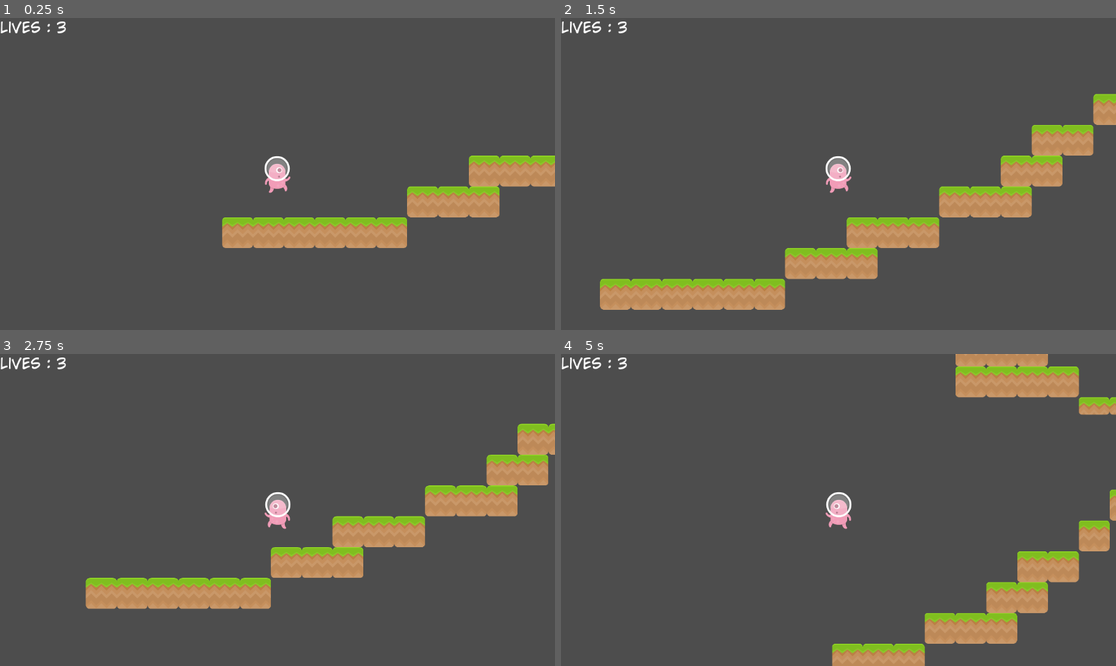
Above: before the commit, frames 1-4 (two rows, left to right).
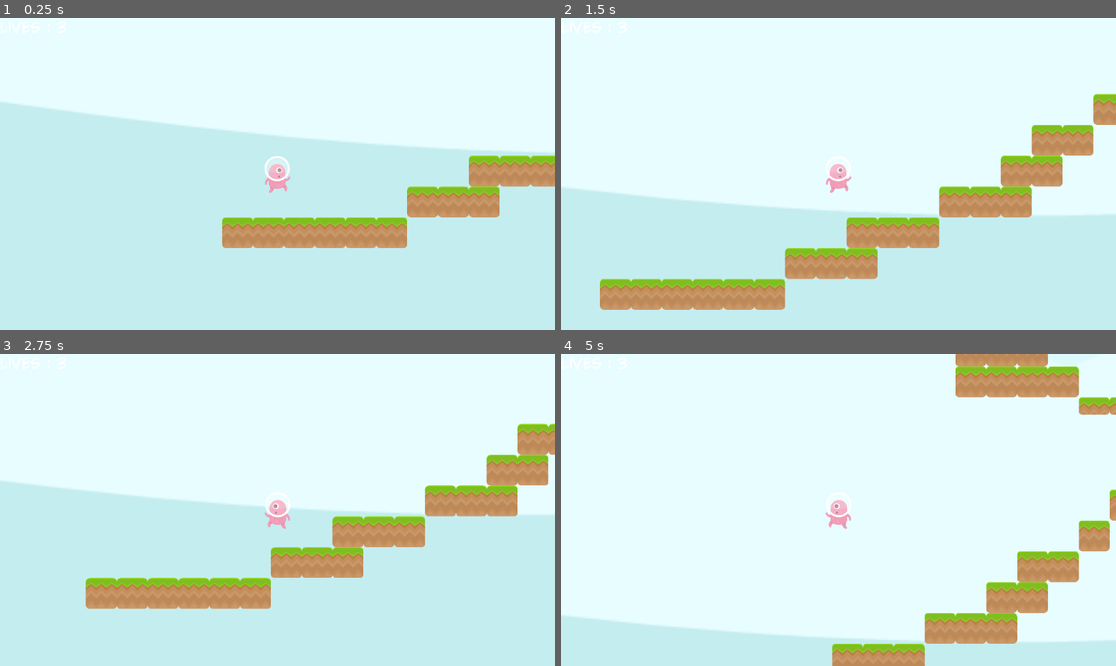
Above: after the commit, the same moments.

Repository: TehGaa/gamedev-tutorial-6
Game: Godot game, scene res://scenes/Level 2.tscn
Two runs of this game, one before a commit and one after it. Both use one fixed random seed, a clock stepped at 60 frames per second and the inputs below. This scene is started directly instead of the project's main scene.
Inputs:
- Up to frame 1 (0.25 s): no input
- Up to frame 2 (1.5 s): hold Right (right) from 0.53 s (still down); tap Space (jump) at 0.77 s
- Up to frame 3 (2.75 s): tap Space (jump) at 1.52 s; release Right (right) at 2.03 s; hold Left (left) from 2.03 s (still down)
- Up to frame 4 (5 s): release Left (left) at 2.78 s; hold Right (right) 2.78-4.28 s; tap Space (jump) at 3.02, 3.77, 4.52 s; tap Enter at 4.25 s; hold Left (left) from 4.28 s (still down)

The runs differ from the first frame. In frame 1, 93% of the frame differs, in the area x 0-100%, y 0-100%; in frame 2, 89%; in frame 3, 90%; in frame 4, 91%.

Commit message:
add readme and backgrounds

Diff:
--- a/scenes/Level 1.tscn
+++ b/scenes/Level 1.tscn
@@ -1,12 +1,17 @@
 [gd_scene load_steps=6 format=4 uid="uid://damkuqx1xbloy"]
 
 [ext_resource type="PackedScene" uid="uid://gx43bs3f4le8" path="res://scenes/Player.tscn" id="1"]
+[ext_resource type="Texture2D" uid="uid://c560nepcrbi5o" path="res://assets/kenney_platformerpack/PNG/Backgrounds/colored_land.png" id="1_2k254"]
 [ext_resource type="PackedScene" uid="uid://bls6pqt8flug3" path="res://scenes/tile_map.tscn" id="2_ixamt"]
 [ext_resource type="Texture2D" uid="uid://tpq0ge2lruix" path="res://assets/Familiar Looking Rocket.png" id="3"]
 [ext_resource type="PackedScene" uid="uid://bul5fybv2rytg" path="res://scenes/Area Trigger.tscn" id="4_enfm1"]
-[ext_resource type="PackedScene" uid="uid://cbnlr8iu88w0n" path="res://scenes/LifeCounter.tscn" id="5_uuhcu"]
 
 [node name="Level 1" type="Node2D"]
+
+[node name="Sprite2D2" type="Sprite2D" parent="."]
+position = Vector2(676, 178)
+scale = Vector2(3.16406, 1.88574)
+texture = ExtResource("1_2k254")
 
 [node name="Player" parent="." instance=ExtResource("1")]
 position = Vector2(144.475, 47.5724)
@@ -26,7 +31,3 @@
 [node name="win_trigger" parent="." instance=ExtResource("4_enfm1")]
 position = Vector2(1743, 394)
 sceneName = "Level 2"
-
-[node name="CanvasLayer" type="CanvasLayer" parent="."]
-
-[node name="MarginContainer" parent="CanvasLayer" instance=ExtResource("5_uuhcu")]
--- a/scenes/Level 2.tscn
+++ b/scenes/Level 2.tscn
@@ -1,12 +1,18 @@
-[gd_scene load_steps=6 format=4 uid="uid://djhjj82du0q1c"]
+[gd_scene load_steps=7 format=4 uid="uid://djhjj82du0q1c"]
 
 [ext_resource type="PackedScene" uid="uid://gx43bs3f4le8" path="res://scenes/Player.tscn" id="1"]
+[ext_resource type="Texture2D" uid="uid://ckkeypji00rhd" path="res://assets/kenney_platformerpack/PNG/Backgrounds/blue_land.png" id="1_rknhn"]
 [ext_resource type="Texture2D" uid="uid://tpq0ge2lruix" path="res://assets/Familiar Looking Rocket.png" id="3"]
 [ext_resource type="PackedScene" uid="uid://bls6pqt8flug3" path="res://scenes/tile_map.tscn" id="3_ucxpt"]
 [ext_resource type="PackedScene" uid="uid://bul5fybv2rytg" path="res://scenes/Area Trigger.tscn" id="4_l54f5"]
 [ext_resource type="PackedScene" uid="uid://cbnlr8iu88w0n" path="res://scenes/LifeCounter.tscn" id="5_dadty"]
 
 [node name="Level 2" type="Node2D"]
+
+[node name="Sprite2D2" type="Sprite2D" parent="."]
+position = Vector2(321, 1080)
+scale = Vector2(5.80078, 3.46289)
+texture = ExtResource("1_rknhn")
 
 [node name="Player" parent="." instance=ExtResource("1")]
 position = Vector2(306.864, 1732.87)
--- a/scenes/MainMenu_latihan.tscn
+++ b/scenes/MainMenu_latihan.tscn
@@ -1,9 +1,10 @@
-[gd_scene load_steps=5 format=3 uid="uid://d1x2keys3j2vf"]
+[gd_scene load_steps=6 format=3 uid="uid://d1x2keys3j2vf"]
 
 [ext_resource type="FontFile" uid="uid://g0e4g4332ft0" path="res://assets/Fonts/Raw/CC Wild Words Roman.ttf" id="1_uae04"]
 [ext_resource type="Script" path="res://NewGame.gd" id="2_84sdj"]
 [ext_resource type="Texture2D" uid="uid://26wqrar1o8aw" path="res://icon.png" id="3_27q44"]
 [ext_resource type="Script" path="res://StageSelect.gd" id="3_efsj4"]
+[ext_resource type="Texture2D" uid="uid://bfb7d5gbvj7o5" path="res://assets/kenney_platformerpack/PNG/Backgrounds/colored_shroom.png" id="5_nl27f"]
 
 [node name="MarginContainer" type="MarginContainer"]
 anchors_preset = 15
@@ -11,6 +12,11 @@
 anchor_bottom = 1.0
 grow_horizontal = 2
 grow_vertical = 2
+
+[node name="Sprite2D" type="Sprite2D" parent="."]
+position = Vector2(584, -42)
+scale = Vector2(1.50879, 1.50879)
+texture = ExtResource("5_nl27f")
 
 [node name="HBoxContainer" type="HBoxContainer" parent="."]
 layout_mode = 2
Not shown, added: README.md
